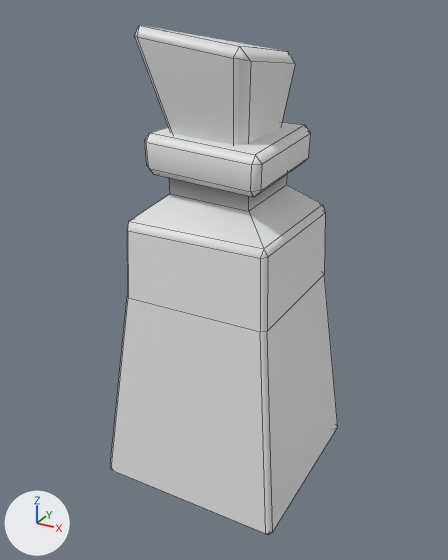
Renders of the FBX model Assets/_Project/Art/Models/Potions/P_Stellar_Health.fbx from each side of a commit.
The view is the same before and after, from a camera (50 mm lens) standing at (0.312, -0.581, 0.531) and looking at (-0.003, -0.008, 0.245). Every picture has the same lights, and +X, +Y and +Z are marked at lower left. The picture after the commit comes second. Mesh edges are drawn as thin lines. Where no turn or scale is listed for an object, it has been applied to the vertices.

Names of what the first picture shows: 'P_Stellar_Health'.
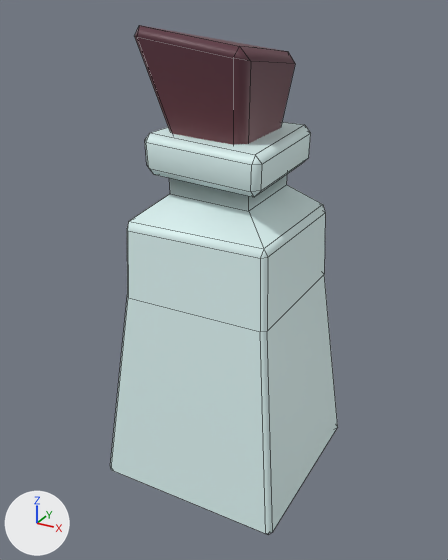
Where the newer file only moved an object's origin or applied its transform, the numbers keep the older frame.

What differs and where, as boxes (x1, y1, x2, y2) in the pictures (448 x 560 px):
'P_Stellar_Health', recoloured
    both: (111, 25, 302, 533)

Edits to the bpy script that builds the scene:
```text
Add img_ct_pallete_png:
    img_ct_pallete_png = load_image('CT_Pallete.png', '_unpacked/CT_Pallete.png', 1024, 1024, 'sRGB')
Add mat_potions:
    mat_potions = principled_material('Potions')
    mat_potions.texture = img_ct_pallete_png
Change me_sphere_016:
    where me_sphere_016.from_pydata(...)  # 120 vertices, 125 faces; spans x -0.112..0.112, y -0.112..0.112, z 0.0..0.516
    add me_sphere_016.materials.append(mat_potions)  # picture img_ct_pallete_png
```
